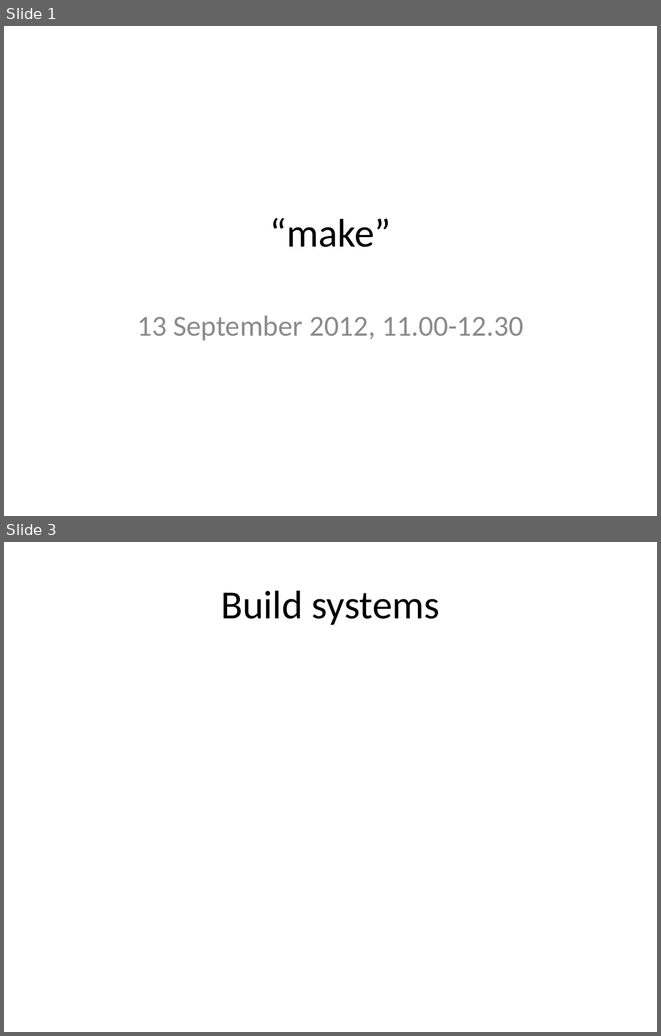
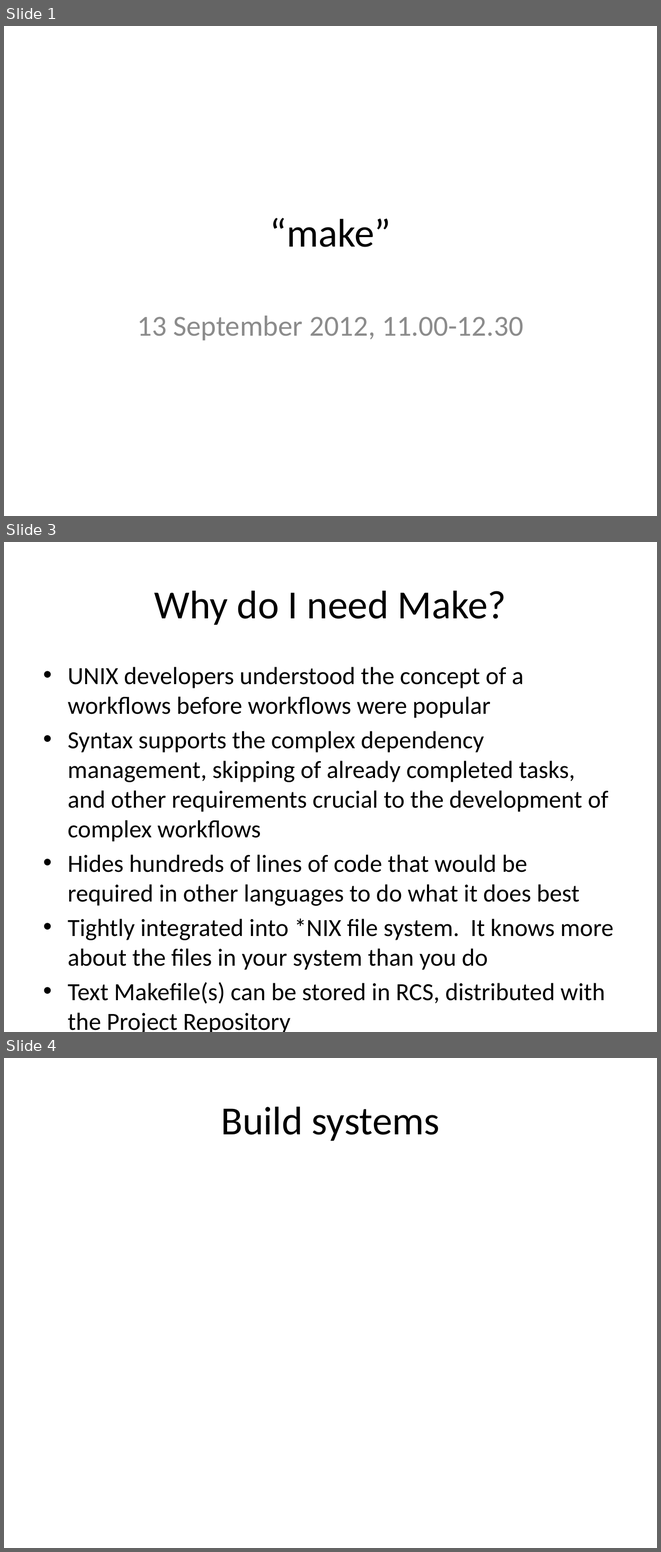
Before and after one commit to rvosa/ngs-workflows, a slide deck: doc/slides/day3/session2/Make.pptx. Shown one above the other, each under a label of ours: slides 1 and 3 before the commit, slides 1, 3 and 4 after it; the slides between them are not shown. The pictures are 661x1036 and 661x1552 pixels, drawn with LibreOffice and Linux fonts; fonts in the diff are those of the drawing. Boxes give left, top, right and bottom in pixels: in the first picture for what was removed or moved away, otherwise in the second. Text is boxed around its words. In the diff, an @@ line names an element or a change of style, - is before the commit and + after.

Commit message:
continuing to develop Make

```diff
--- a/doc/slides/day3/session2/Make.pptx
+++ b/doc/slides/day3/session2/Make.pptx
@@ slide 3 added at (x1=4, y1=542, x2=657, y2=1032), background #FFFFFF @@
@@ title added at (x1=155, y1=590, x2=506, y2=625), 44 pt, text #000000 @@
+Why do I need Make?
@@ text added at (x1=68, y1=667, x2=614, y2=1032), 27.2 pt, text #000000 @@
+• UNIX developers understood the concept of a workflows before workflows were popular
+• Syntax supports the complex dependency management, skipping of already completed tasks, and other requirements crucial to the development of complex workflows
+• Hides hundreds of lines of code that would be required in other languages to do what it does best
+• Tightly integrated into *NIX file system. It knows more about the files in your system than you do
+• Text Makefile(s) can be stored in RCS, distributed with the Project Repository
@@ what was slide 3 is now slide 4 @@
```
Also in this commit, not shown: 1 slide changed, 1 other slide added, 1 slide removed.
